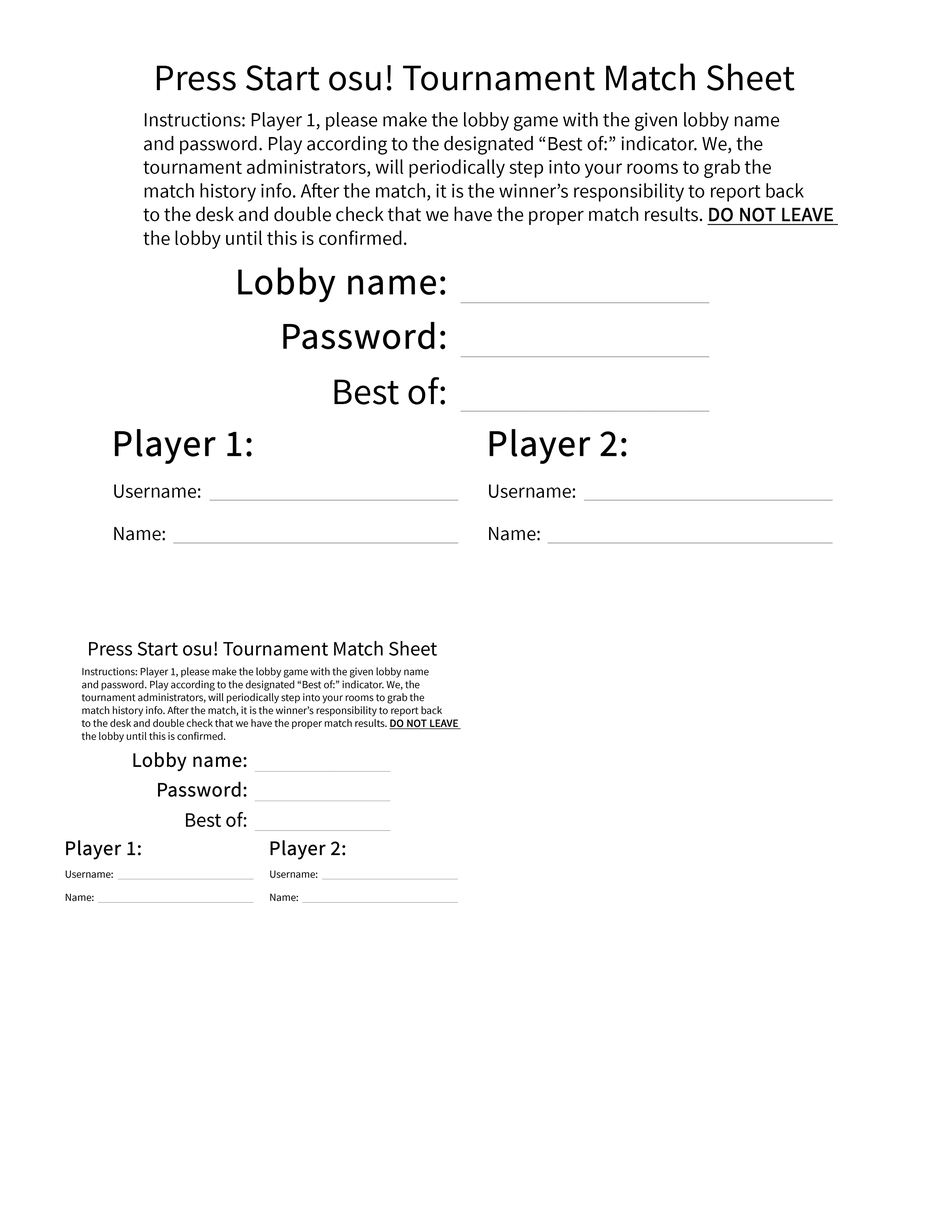
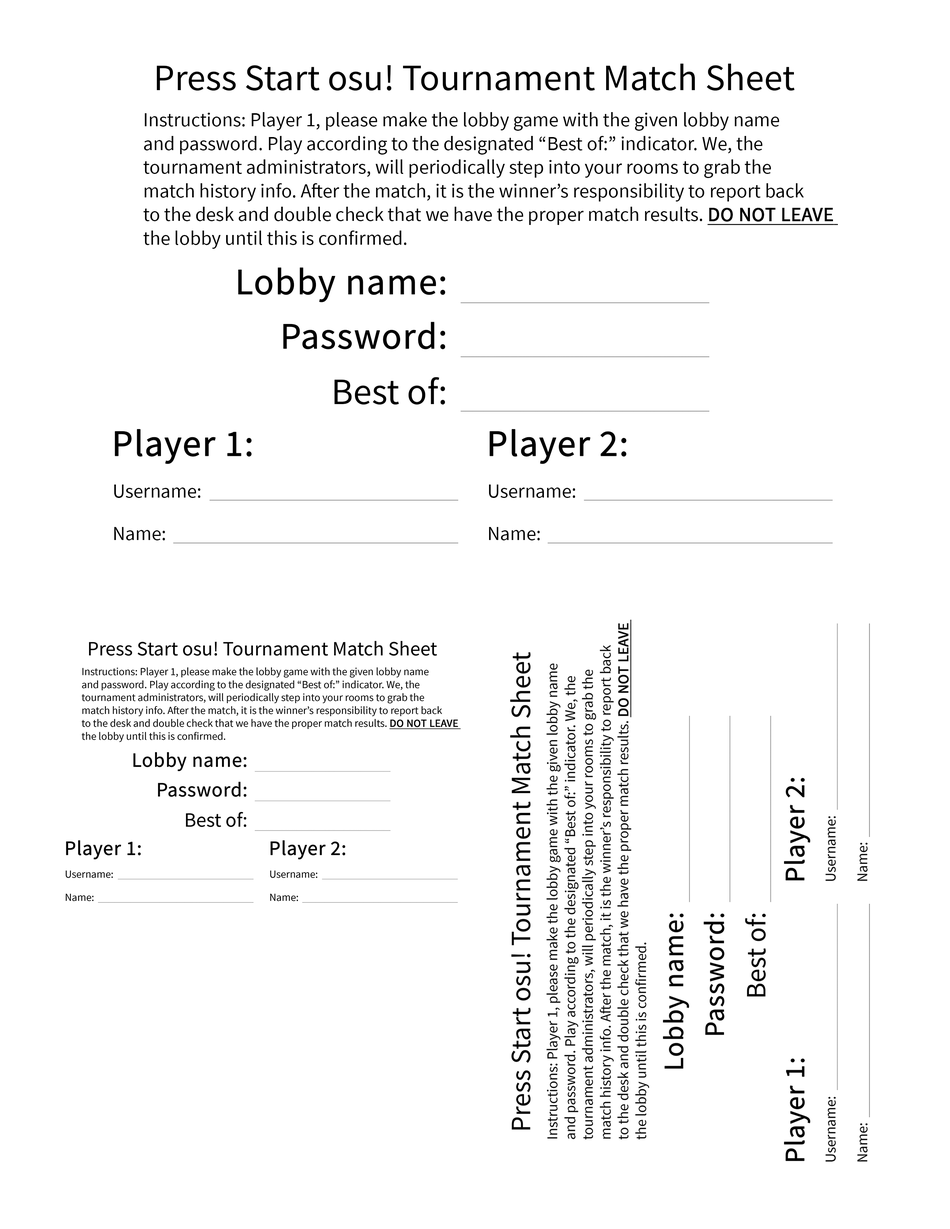
Before/after of a 950 × 1229 layered artwork. What changed in the layer stack:
added layer "Group 1 copy 2" above "Group 1" over [509, 619, 870, 1163]
